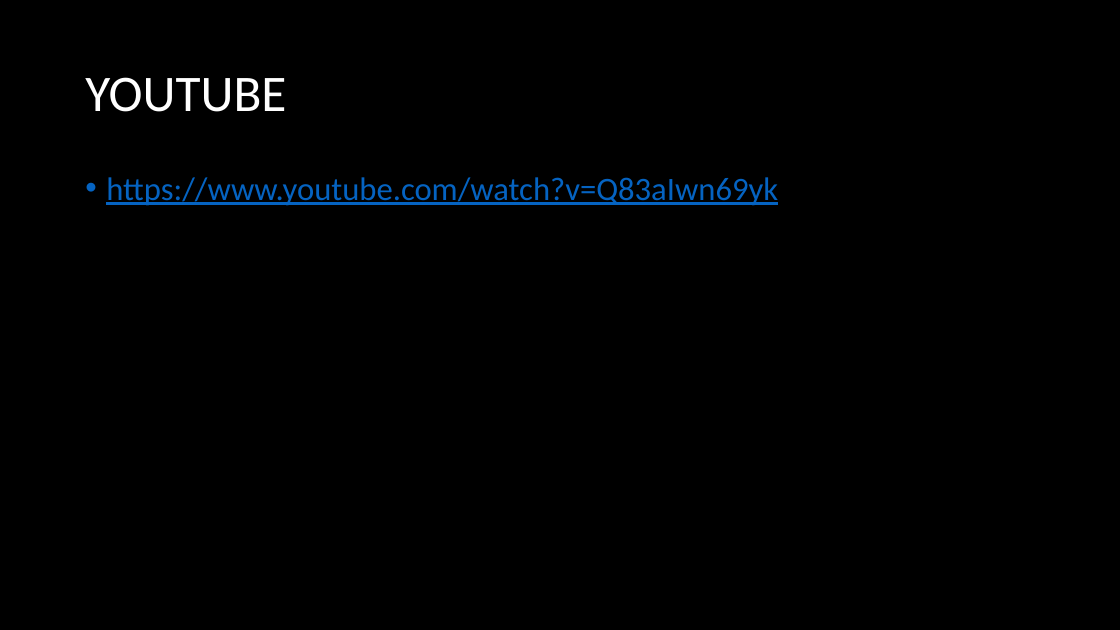
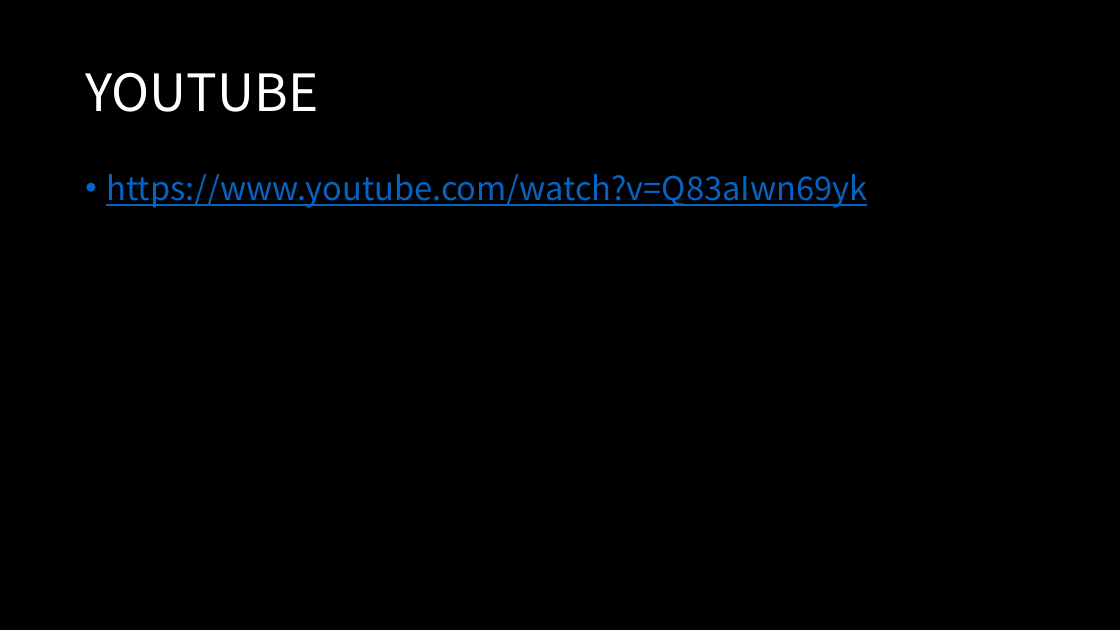
Before and after one commit to kutmicro/2015136111, a slide deck: slide 7 of Presentation_hivrid.pptx. Drawn at 1120x630 pixels with LibreOffice and Linux fonts; fonts in the diff are those of the drawing. Boxes give left, top, right and bottom in pixels: in the first picture for what was removed or moved away, otherwise in the second. Text is boxed around its words. In the diff, an @@ line names an element or a change of style, - is before the commit and + after.

```diff
--- a/Presentation_hivrid.pptx
+++ b/Presentation_hivrid.pptx
@@ title "YOUTUBE" at [85, 72, 318, 112]: font Calibri to Noto Sans CJK KR @@
@@ text "https://www.youtube.com/watch?v=Q83aIwn69yk" at [106, 174, 867, 208]: font Calibri to Noto Sans CJK KR @@
```
Also in this commit, not shown: 7 other slides changed, 2 other files.
